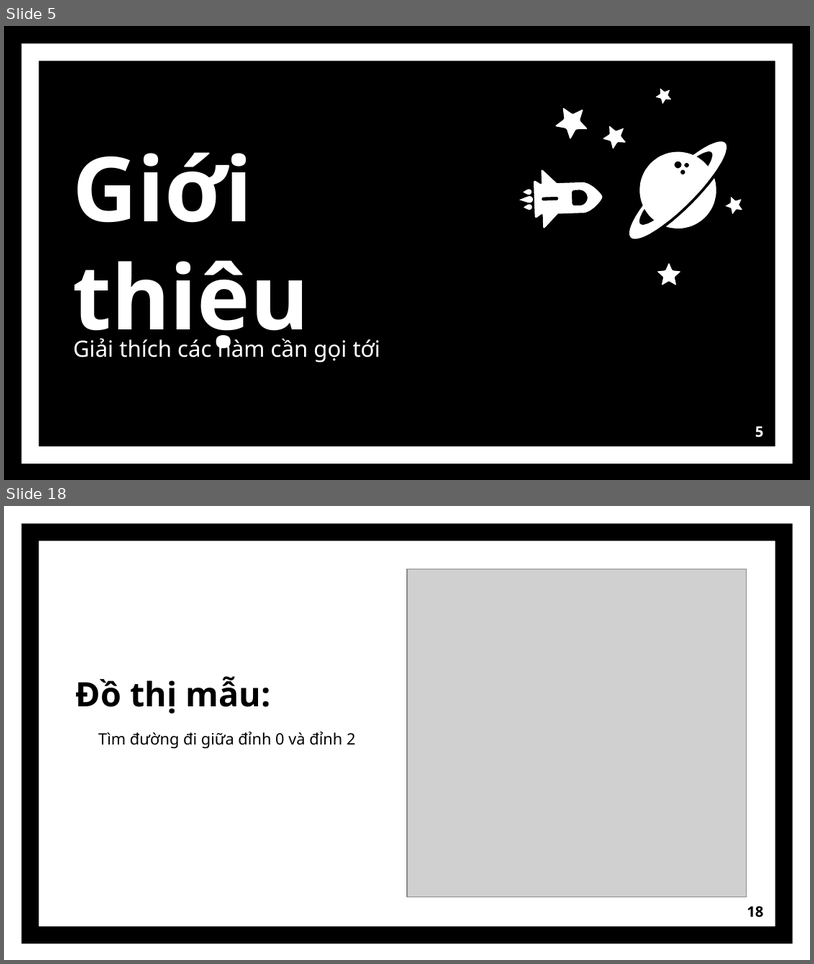
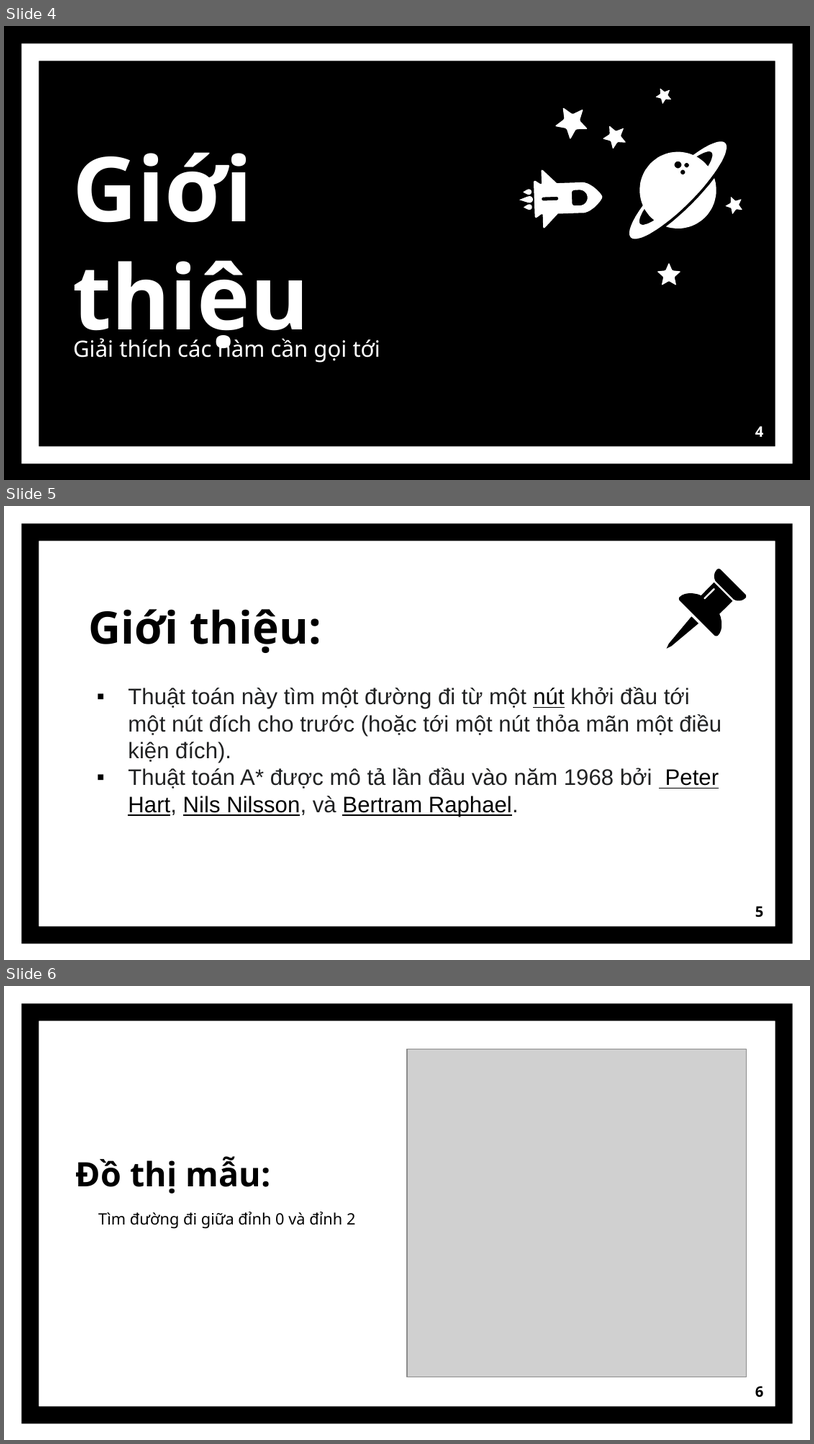
Before and after one commit to baobaote00/ltdt, a slide deck: LTDT.pptx. Shown one above the other, each under a label of ours: slides 5 and 18 before the commit, slides 4, 5 and 6 after it; the slides between them are not shown. The pictures are 814x964 and 814x1444 pixels, drawn with LibreOffice and Linux fonts; fonts in the diff are those of the drawing; grey boxes stand for pictures. Boxes give left, top, right and bottom in pixels: in the first picture for what was removed or moved away, otherwise in the second. Text is boxed around its words. In the diff, an @@ line names an element or a change of style, - is before the commit and + after.

```diff
--- a/LTDT.pptx
+++ b/LTDT.pptx
@@ slide 5 added at box(4, 506, 810, 960), background #FFFFFF; not listed: 1 template element that a slide beside it also shows @@
@@ freeform shape added at box(715, 569, 747, 601), fill #000000 @@
@@ freeform shape added at box(679, 582, 733, 636), fill #000000 @@
@@ title added at box(89, 609, 322, 653), 40 pt, text #000000, bold @@
+Giới thiệu:
@@ freeform shape added at box(667, 616, 699, 649), fill #000000 @@
@@ text added at box(128, 687, 722, 816), 20 pt, text #202122 @@
+▪ Thuật toán này tìm một đường đi từ một nút khởi đầu tới một nút đích cho trước (hoặc tới một nút thỏa mãn một điều kiện đích).
+▪ Thuật toán A* được mô tả lần đầu vào năm 1968 bởi Peter Hart, Nils Nilsson, và Bertram Raphael.
@@ page number added at box(756, 906, 764, 917), 13 pt, text #000000, bold @@
+5
@@ what was slide 5 is now slide 4 @@
@@ page number at box(756, 426, 764, 436): text changed @@
-5
+4
@@ what was slide 18 is now slide 6 @@
@@ page number at box(756, 1386, 764, 1397): text changed @@
-18
+6
```
Also in this commit, not shown: 2 slides changed, 1 other slide added, 13 slides removed, 1 other file.
